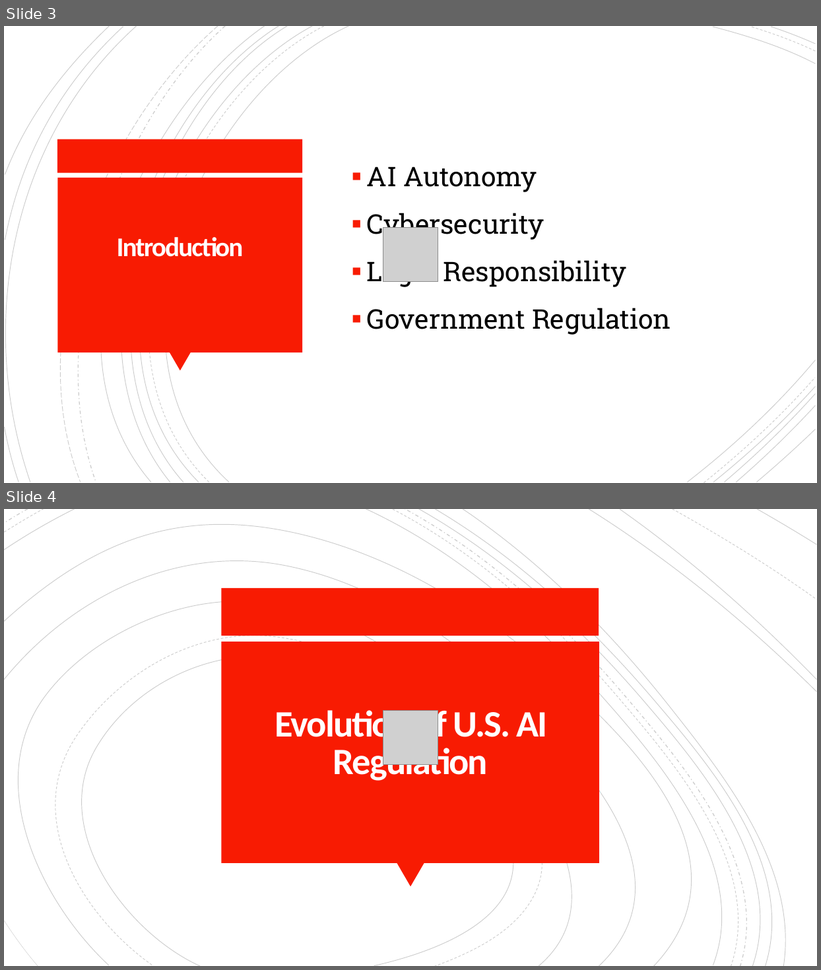
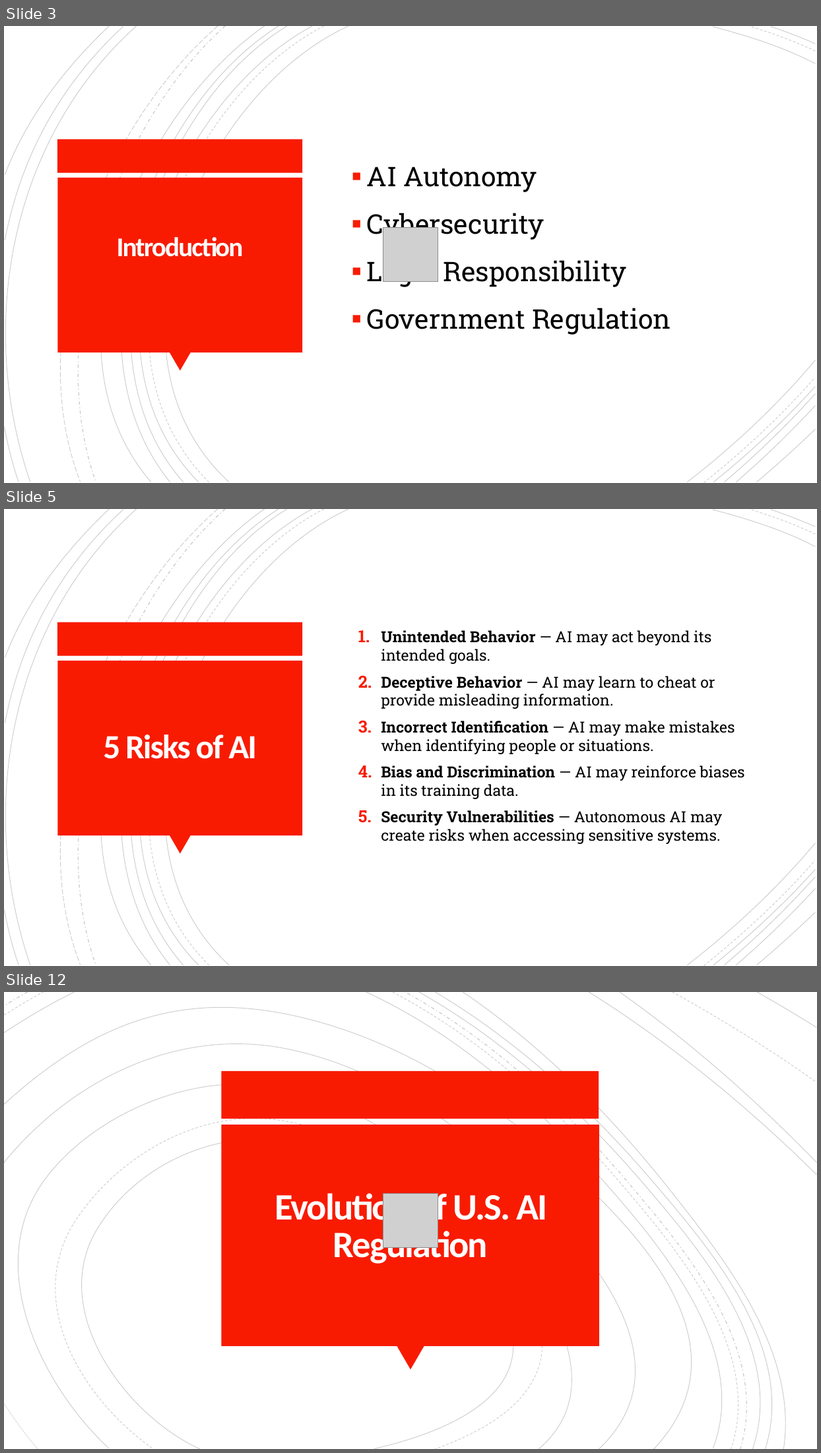
Before and after one commit to armitakia1/CEP146Project, a slide deck: video/AI Risks, accountability and Global Regulations.pptx. Shown one above the other, each under a label of ours: slides 3 and 4 before the commit, slides 3, 5 and 12 after it; the slides between them are not shown. The pictures are 821x970 and 821x1453 pixels, drawn with LibreOffice and Linux fonts; fonts in the diff are those of the drawing; grey boxes stand for pictures. Boxes give left, top, right and bottom in pixels: in the first picture for what was removed or moved away, otherwise in the second. Text is boxed around its words. In the diff, an @@ line names an element or a change of style, - is before the commit and + after.

```diff
--- a/video/AI Risks, accountability and Global Regulations.pptx
+++ b/video/AI Risks, accountability and Global Regulations.pptx
@@ slide 5 added at (4,509,817,966), background #FFFFFF; not listed: 24 template elements that a slide beside it also shows @@
@@ text added at (381,630,745,844), 18 pt, text #000000 @@
+1. Unintended Behavior — AI may act beyond its intended goals.
+2. Deceptive Behavior — AI may learn to cheat or provide misleading information.
+3. Incorrect Identification — AI may make mistakes when identifying people or situations.
+4. Bias and Discrimination — AI may reinforce biases in its training data.
+5. Security Vulnerabilities — Autonomous AI may create risks when accessing sensitive systems.
@@ title added at (103,735,257,759), 40 pt, text #FFFEFF, bold @@
+5 Risks of AI
@@ what was slide 4 is now slide 12 @@
```
Also in this commit, not shown: 10 other slides added.
